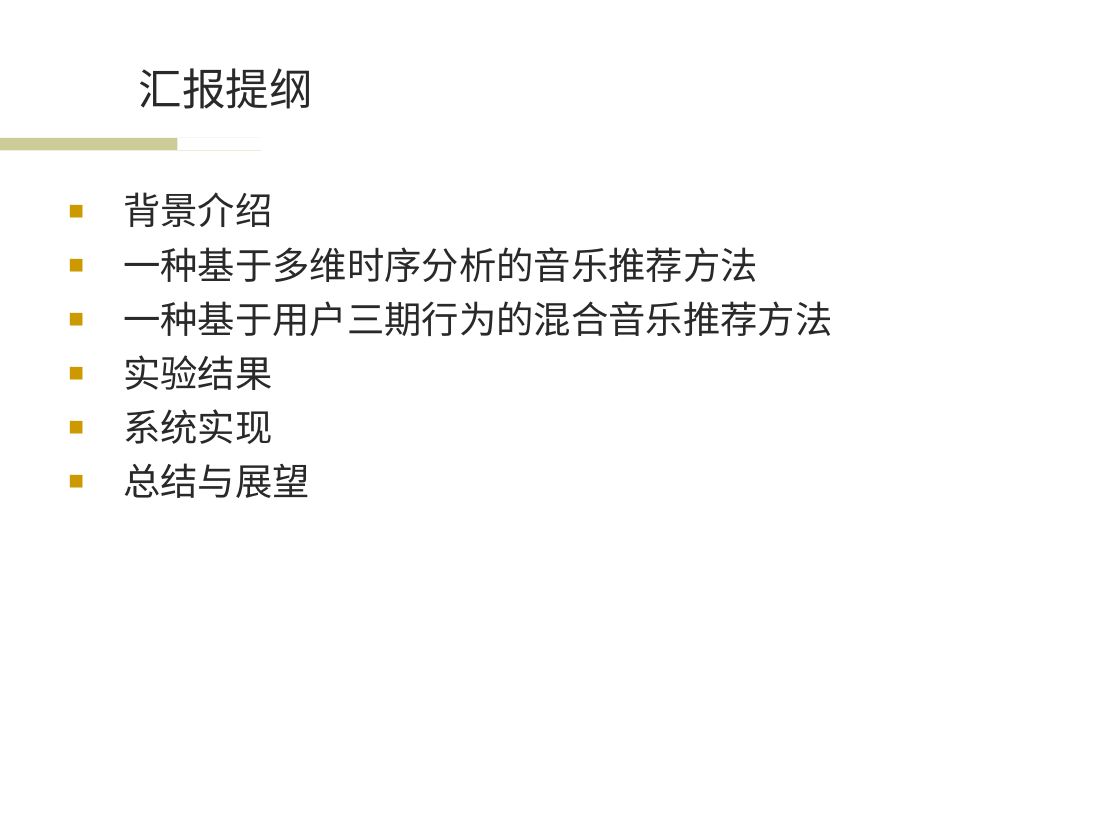
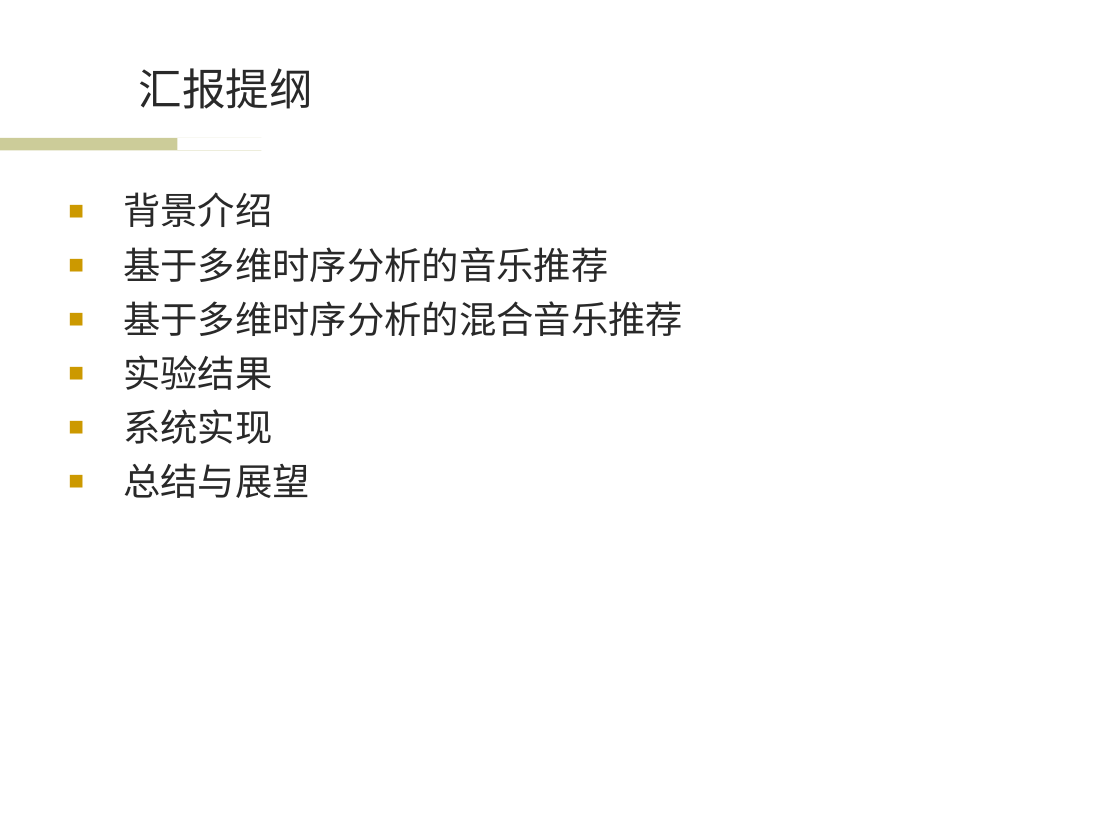
Before and after one commit to wwssttt/NJUThesis, a slide deck: slide 2 of ppt/一种基于时间序列分析的个性化音乐推荐系统及其实现.ppt. Drawn at 1120x840 pixels with LibreOffice and Linux fonts; fonts in the diff are those of the drawing; background and template pictures are left out. Boxes give left, top, right and bottom in pixels: in the first picture for what was removed or moved away, otherwise in the second. Text is boxed around its words. In the diff, an @@ line names an element or a change of style, - is before the commit and + after.

```diff
--- a/ppt/一种基于时间序列分析的个性化音乐推荐系统及其实现.ppt
+++ b/ppt/一种基于时间序列分析的个性化音乐推荐系统及其实现.ppt
@@ text at bbox=[123, 247, 683, 336]: text changed @@
-■ 一种基于多维时序分析的音乐推荐方法
-■ 一种基于用户三期行为的混合音乐推荐方法
+■ 基于多维时序分析的音乐推荐
+■ 基于多维时序分析的混合音乐推荐
```
Also in this commit, not shown: 11 other slides changed, 1 slide added.
